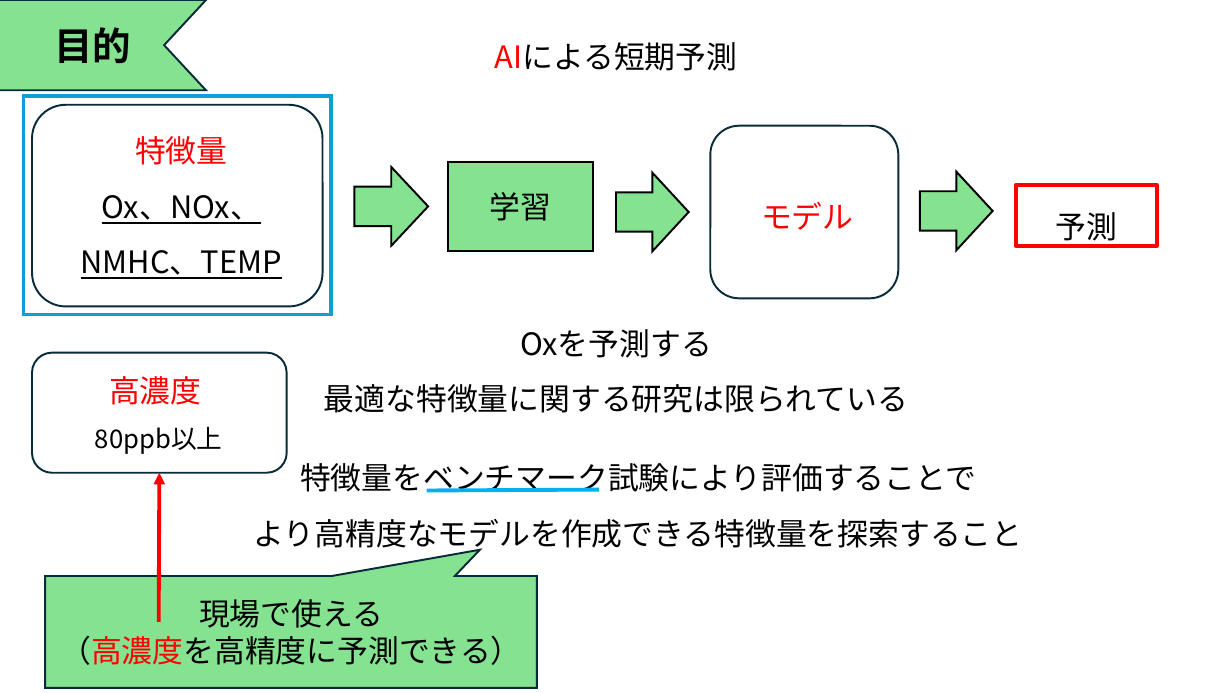
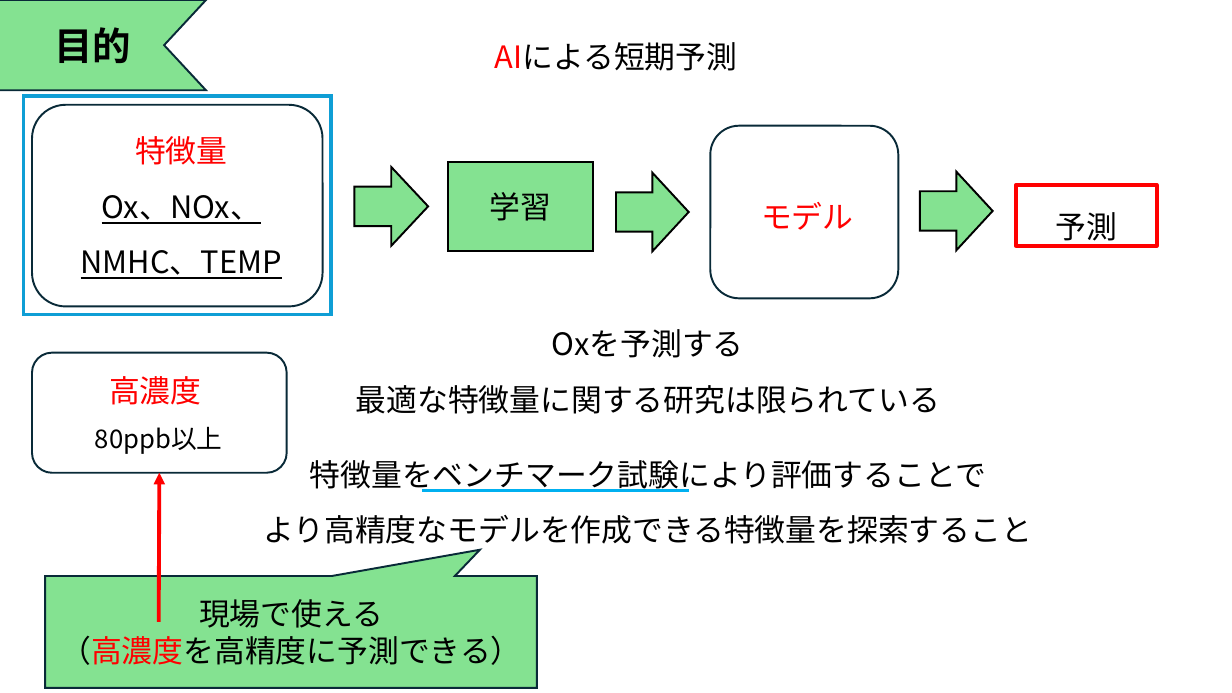
Before and after one commit to Tatsuki0623/lab, a slide deck: slide 3 of out_data/21T7-008.pptx. Drawn at 1232x693 pixels with LibreOffice and Linux fonts; fonts in the diff are those of the drawing. Boxes give left, top, right and bottom in pixels: in the first picture for what was removed or moved away, otherwise in the second. Text is boxed around its words. In the diff, an @@ line names an element or a change of style, - is before the commit and + after.

```diff
--- a/out_data/21T7-008.pptx
+++ b/out_data/21T7-008.pptx
@@ text "Oxを予測する": place and size @@
-text "Oxを予測する" at (324,329,908,413)
+text "Oxを予測する" at (356,329,940,414)
@@ text "特徴量をベンチマーク試験により評価することで": place and size @@
-text "特徴量をベンチマーク試験により評価することで" at (254,463,1023,554)
+text "特徴量をベンチマーク試験により評価することで" at (263,460,1032,550)
@@ line moved from (427, 491) - (599, 490) to (422, 491) - (689, 491) @@
```
Also in this commit, not shown: 12 other slides changed, 2 other files.
